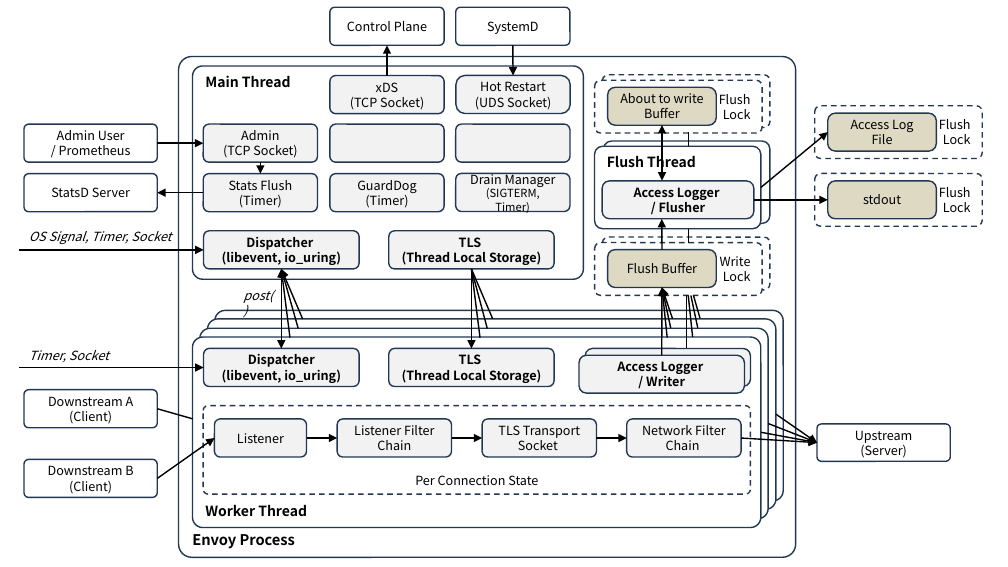
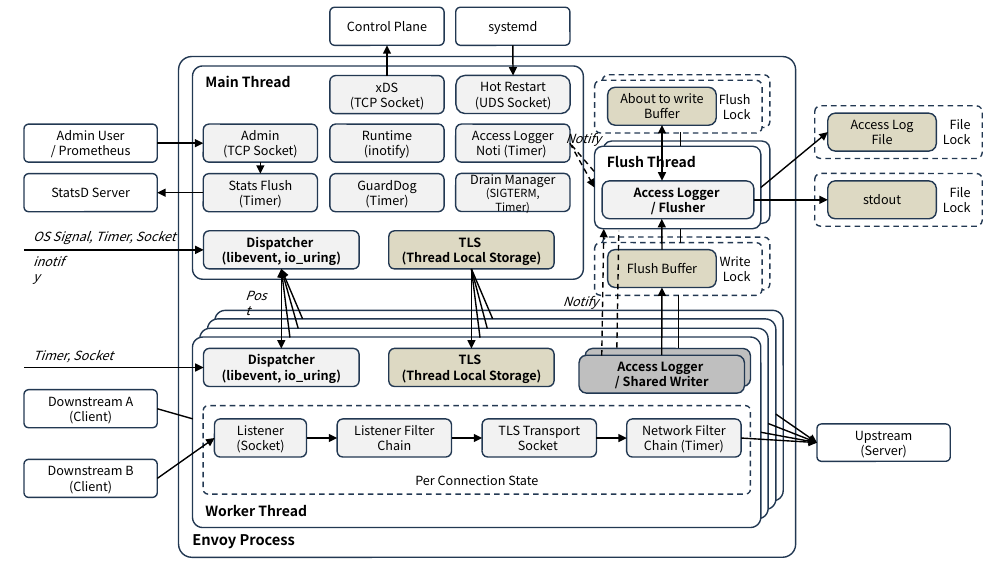
Before and after one commit to ssup2/blog-software, a slide deck: slide 1 of content/docs/theory-analysis/envoy-architecture/images/images.pptx. Drawn at 1008x567 pixels with LibreOffice and Linux fonts; fonts in the diff are those of the drawing. Boxes give left, top, right and bottom in pixels: in the first picture for what was removed or moved away, otherwise in the second. Text is boxed around its words. In the diff, an @@ line names an element or a change of style, - is before the commit and + after.

```diff
--- a/content/docs/theory-analysis/envoy-architecture/images/images.pptx
+++ b/content/docs/theory-analysis/envoy-architecture/images/images.pptx
@@ text in rounded rectangle at box(488, 21, 537, 34): text changed @@
-SystemD
+systemd
@@ text in rounded rectangle at box(950, 119, 971, 129): text changed @@
-Flush
+File
@@ text in rounded rectangle at box(362, 130, 412, 158): text added @@
+Runtime
+(inotify)
@@ text in rounded rectangle at box(472, 130, 553, 158): text added @@
+Access Logger Noti (Timer)
@@ text added at box(566, 129, 601, 147), 9 pt, text #000000, italic @@
+Notify
@@ arrow added from (570, 143) to (595, 187), #000000 1 pt dashed @@
@@ line added from (594, 171) to (570, 143), #000000 1 pt dashed @@
@@ 3 lines: place and size @@
-3 lines at box(686, 132, 688, 349)
+3 lines at box(678, 132, 680, 349)
@@ text in rounded rectangle at box(950, 187, 971, 197): text changed @@
-Flush
+File
@@ text "OS Signal, Timer, Socket": place and size @@
-text "OS Signal, Timer, Socket" at box(29, 231, 171, 244)
+text "OS Signal, Timer, Socket" at box(33, 231, 176, 244)
@@ rounded rectangle "TLS" at box(389, 231, 554, 269): fill #F2F2F2 to #DDD9C3 @@
@@ arrow added from (602, 356) to (604, 229), #000000 1 pt dashed @@
@@ line added from (617, 348) to (619, 231), #000000 1 pt dashed @@
@@ text added at box(23, 249, 80, 274), 9 pt, text #000000, italic @@
+inotify
@@ arrow moved from (19, 250) - (204, 250) to (24, 250) - (204, 250) @@
@@ text at box(243, 291, 273, 303): text changed @@
-post()
+Post
@@ text added at box(563, 293, 598, 310), 9 pt, text #000000, italic @@
+Notify
@@ arrow removed from (667, 338) to (662, 287) @@
@@ arrow removed from (670, 328) to (662, 287) @@
@@ arrow removed from (672, 319) to (662, 287) @@
@@ line removed from (692, 337) to (688, 295) @@
@@ line removed from (698, 329) to (690, 295) @@
@@ line removed from (700, 319) to (694, 295) @@
@@ text "Timer, Socket": place and size @@
-text "Timer, Socket" at box(29, 350, 109, 362)
+text "Timer, Socket" at box(33, 350, 113, 362)
@@ rounded rectangle "TLS" at box(389, 349, 554, 387): fill #F2F2F2 to #DDD9C3 @@
@@ rounded rectangle "Access Logger" at box(579, 355, 744, 393): fill #F2F2F2 to #BFBFBF @@
@@ rounded rectangle "Access Logger Writer" at box(586, 349, 751, 387): fill #F2F2F2 to #BFBFBF @@
@@ text in rounded rectangle at box(623, 373, 709, 386): text changed @@
-/ Writer
+/ Shared Writer
@@ text in rounded rectangle at box(236, 440, 284, 453): paragraph added @@
+(Socket)
@@ text in rounded rectangle at box(644, 440, 724, 453): text changed @@
-Chain
+Chain (Timer)
```
Also in this commit, not shown: 2 other slides changed, 1 slide added, 5 other files.
